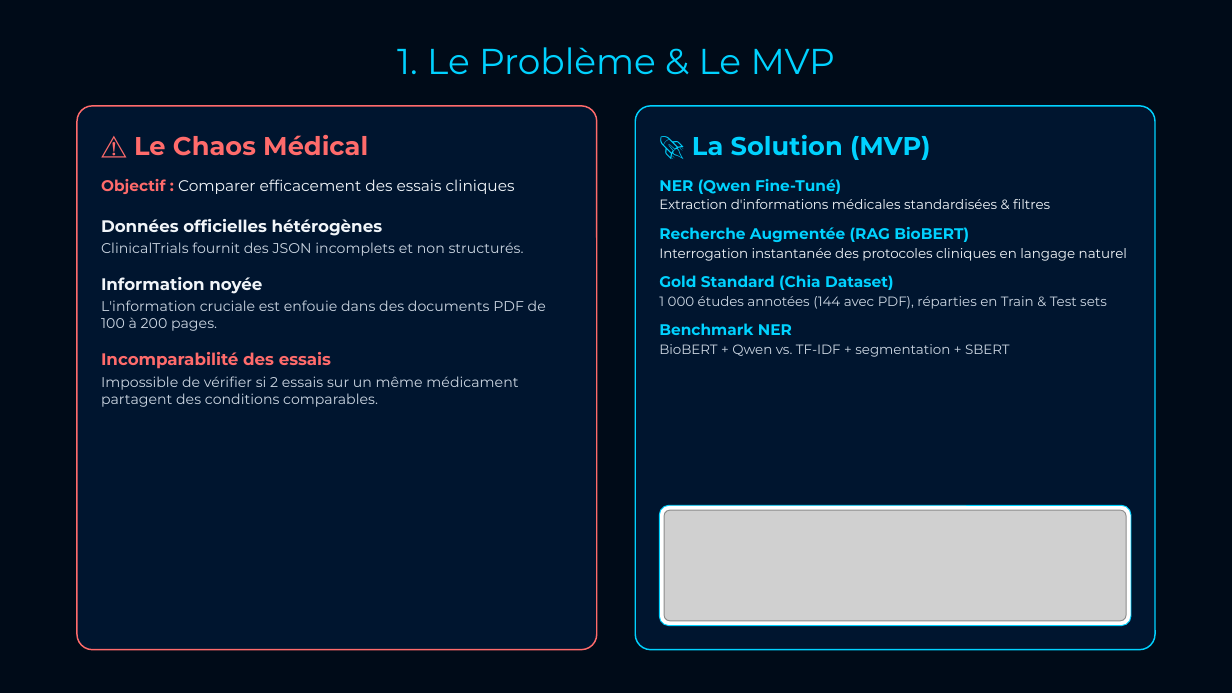
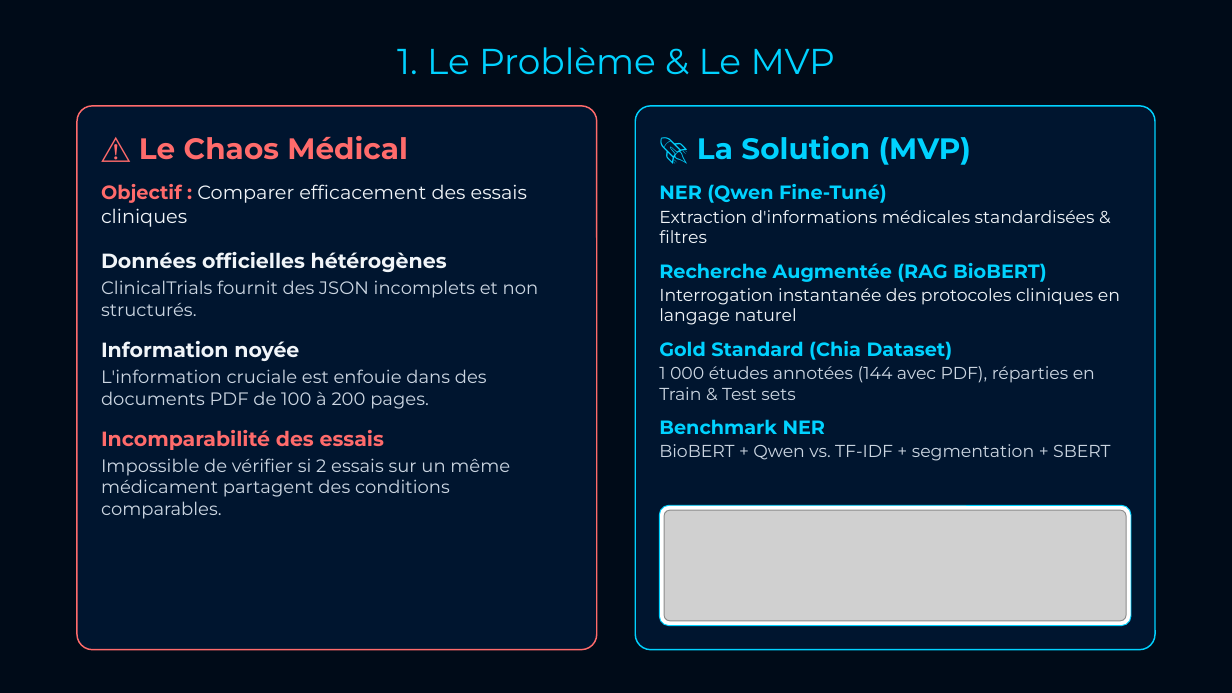
Before and after one commit to Elkristobal59/CERTIFICATION_CDSD, a slide deck: slide 2 of Bloc_6_CliNER/CliNER_presentation.pptx. Drawn at 1232x693 pixels with LibreOffice and Linux fonts; fonts in the diff are those of the drawing; grey boxes stand for pictures. Boxes give left, top, right and bottom in pixels: in the first picture for what was removed or moved away, otherwise in the second. Text is boxed around its words. In the diff, an @@ line names an element or a change of style, - is before the commit and + after.

```diff
--- a/Bloc_6_CliNER/CliNER_presentation.pptx
+++ b/Bloc_6_CliNER/CliNER_presentation.pptx
@@ text "⚠️ Le Chaos Médical" at (101, 136, 539, 519): size 20 to 23 pt in "⚠️ Le Chaos Médical"; size 12 to 15 pt in "Objectif : Comparer efficacement des essais cliniques"; size 13 to 16 pt in "Données officielles hétérogènes", "Information noyée", "Incomparabilité des essais"; size 11 to 14 pt in "ClinicalTrials fournit des JSON incomplets et non ...", "L'information cruciale est enfouie dans des documents ...", "Impossible de vérifier si 2 essais sur ..." @@
@@ text "🚀 La Solution (MVP)" at (659, 136, 1120, 461): size 20 to 23 pt in "🚀 La Solution (MVP)"; size 12 to 15 pt in "NER (Qwen Fine-Tuné)", "Recherche Augmentée (RAG BioBERT)", "Gold Standard (Chia Dataset)", "Benchmark NER"; size 10.5 to 13.5 pt in "Extraction d'informations médicales standardisées & filtres", "Interrogation instantanée des protocoles cliniques en langag ...", "1 000 études annotées (144 avec PDF), ...", "BioBERT + Qwen vs. TF-IDF + segmentation ..." @@
```
Also in this commit, not shown: 3 other slides changed, 9 other files.
